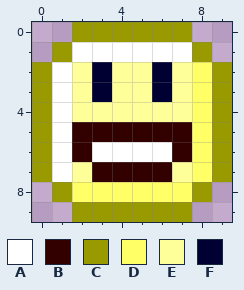
Pixel-art sprite: public/themes/default/img/smileys/laughting.png. This is how it looked before the edit.
The file is 10x10 pixels.
Palette (. is transparent): A #ffffff  B #330000  C #999900  D #ffff66  E #ffff99  F #000033
Pixels before, first column x 0:
 0 ..CCCCCC..
 1 .CAAAAAAC.
 2 CAEFEEFEDC
 3 CAEFEEFEDC
 4 CAEEEEEEDC
 5 CABBBBBBDC
 6 CABAAAABDC
 7 CAEBBBBEDC
 8 .CDDDDDDC.
 9 ..CCCCCC..
New version:
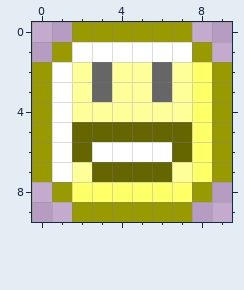
Change:
{"colour":"B","old":"#330000","new":"#666600"}
{"colour":"F","old":"#000033","new":"#666666"}
